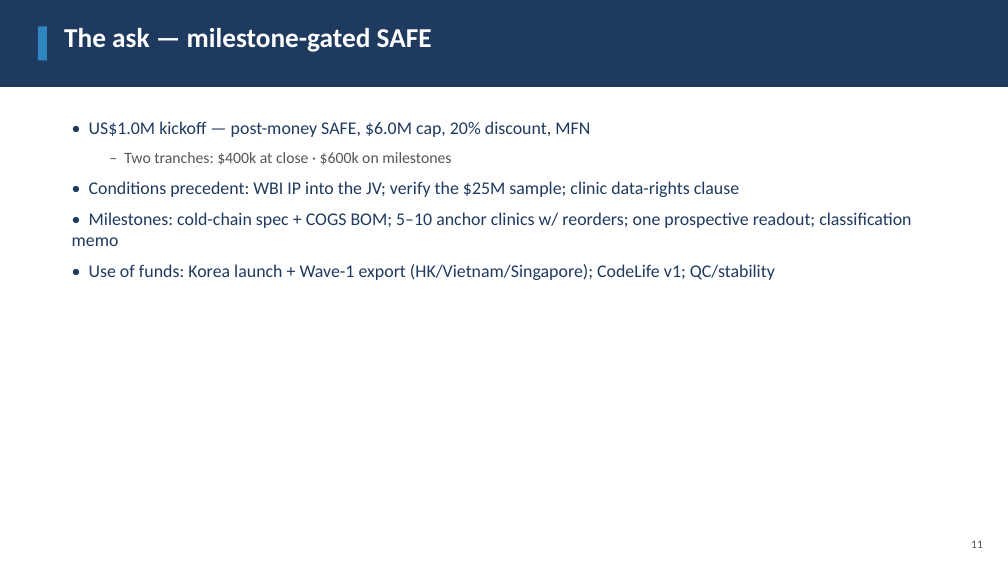
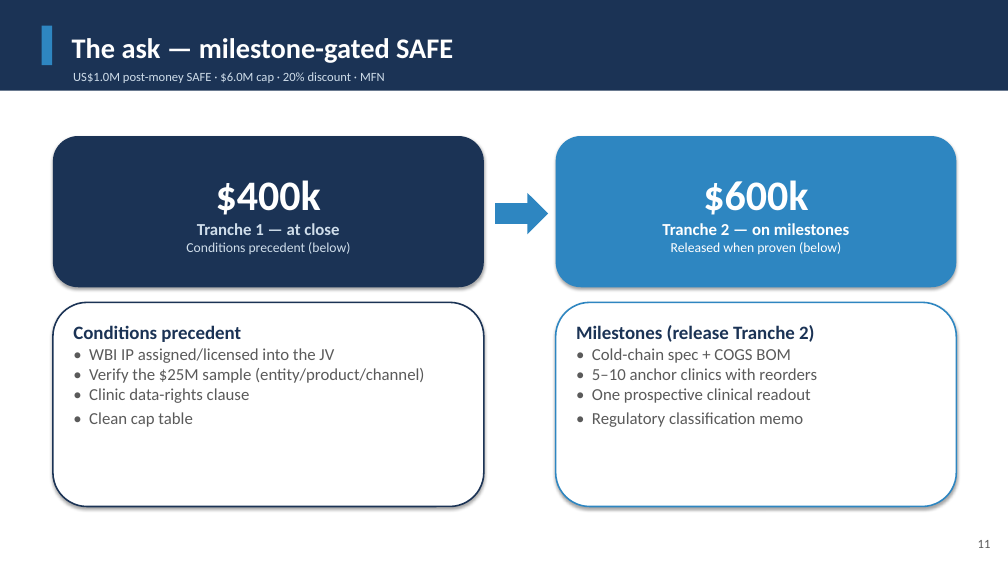
Before and after one commit to leicatam/gamification, a slide deck: slide 11 of synexo/Synapep_Investor_Deck.pptx. Drawn at 1008x567 pixels with LibreOffice and Linux fonts; fonts in the diff are those of the drawing. Boxes give left, top, right and bottom in pixels: in the first picture for what was removed or moved away, otherwise in the second. Text is boxed around its words. In the diff, an @@ line names an element or a change of style, - is before the commit and + after.

```diff
--- a/synexo/Synapep_Investor_Deck.pptx
+++ b/synexo/Synapep_Investor_Deck.pptx
@@ rectangle resized from (x1=0, y1=0, x2=1008, y2=87) to (x1=0, y1=0, x2=1008, y2=91) @@
@@ rectangle at (x1=0, y1=0, x2=1008, y2=91): fill #1F3A5F to #1B3355 @@
@@ rectangle resized from (x1=38, y1=26, x2=47, y2=60) to (x1=42, y1=26, x2=52, y2=65) @@
@@ text "The ask — milestone-gated SAFE" moved from (x1=64, y1=28, x2=432, y2=52) to (x1=72, y1=38, x2=453, y2=63) @@
@@ text "The ask — milestone-gated SAFE" at (x1=72, y1=38, x2=453, y2=63): size 26 to 27 pt; more space between paragraphs; vertical alignment top to middle @@
@@ text added at (x1=73, y1=72, x2=385, y2=83), 12 pt, text #CFDDEA @@
+US$1.0M post-money SAFE · $6.0M cap · 20% discount · MFN
@@ rounded rectangle added at (x1=53, y1=136, x2=484, y2=287), fill #1B3355, 13 pt, text #CFDDEA @@
+$400k
+Tranche 1 — at close
+Conditions precedent (below)
@@ text removed at (x1=72, y1=121, x2=911, y2=280) @@
-• US$1.0M kickoff — post-money SAFE, $6.0M cap, 20% discount, MFN
-  – Two tranches: $400k at close · $600k on milestones
-• Conditions precedent: WBI IP into the JV; verify the $25M sample; clinic data-rights clause
-• Milestones: cold-chain spec + COGS BOM; 5–10 anchor clinics w/ reorders; one prospective readout; classification memo
-• Use of funds: Korea launch + Wave-1 export (HK/Vietnam/Singapore); CodeLife v1; QC/stability
@@ rounded rectangle added at (x1=556, y1=136, x2=957, y2=287), fill #2E86C1, 13 pt, text #FFFFFF, bold @@
+$600k
+Tranche 2 — on milestones
+Released when proven (below)
@@ right arrow added at (x1=495, y1=193, x2=548, y2=234), fill #2E86C1 @@
@@ rounded rectangle added at (x1=53, y1=302, x2=484, y2=507), fill #FFFFFF, outline #1B3355 1.5 pt, 16 pt, text #5A5A5A @@
+Conditions precedent
+• WBI IP assigned/licensed into the JV
+• Verify the $25M sample (entity/product/channel)
+• Clinic data-rights clause
+• Clean cap table
@@ rounded rectangle added at (x1=556, y1=302, x2=957, y2=507), fill #FFFFFF, outline #2E86C1 1.5 pt, 16 pt, text #5A5A5A @@
+Milestones (release Tranche 2)
+• Cold-chain spec + COGS BOM
+• 5–10 anchor clinics with reorders
+• One prospective clinical readout
+• Regulatory classification memo
@@ text "11" moved from (x1=971, y1=540, x2=983, y2=548) to (x1=978, y1=540, x2=991, y2=548) @@
@@ text "11" at (x1=978, y1=540, x2=991, y2=548): size 11 to 12 pt, text colour #555555 to #5A5A5A; more space between paragraphs @@
```
Also in this commit, not shown: 13 other slides changed, 1 other file.
